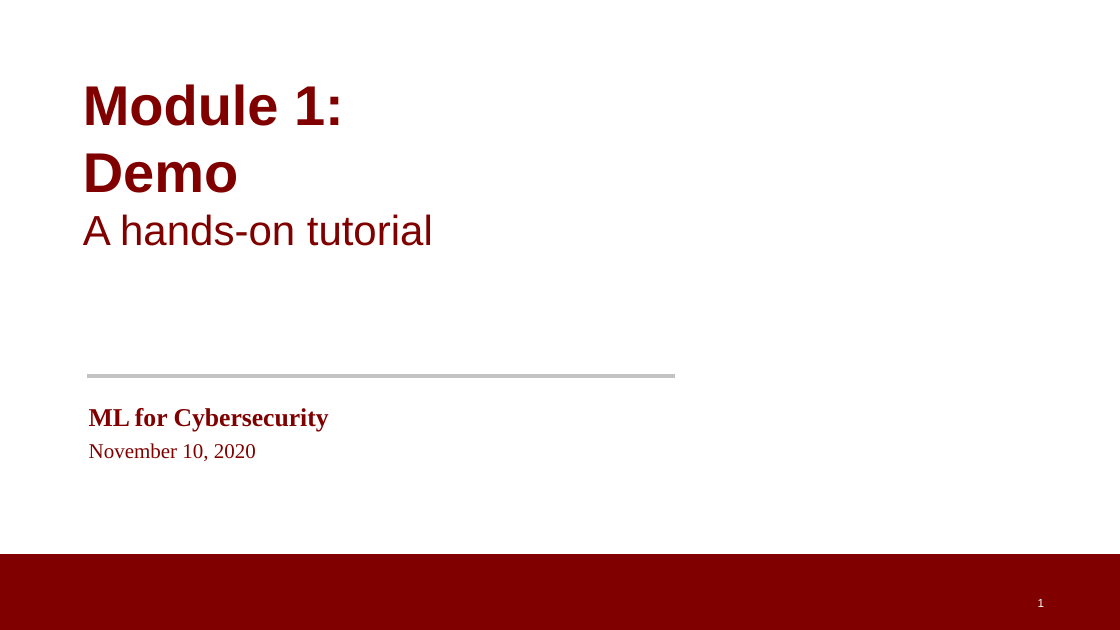
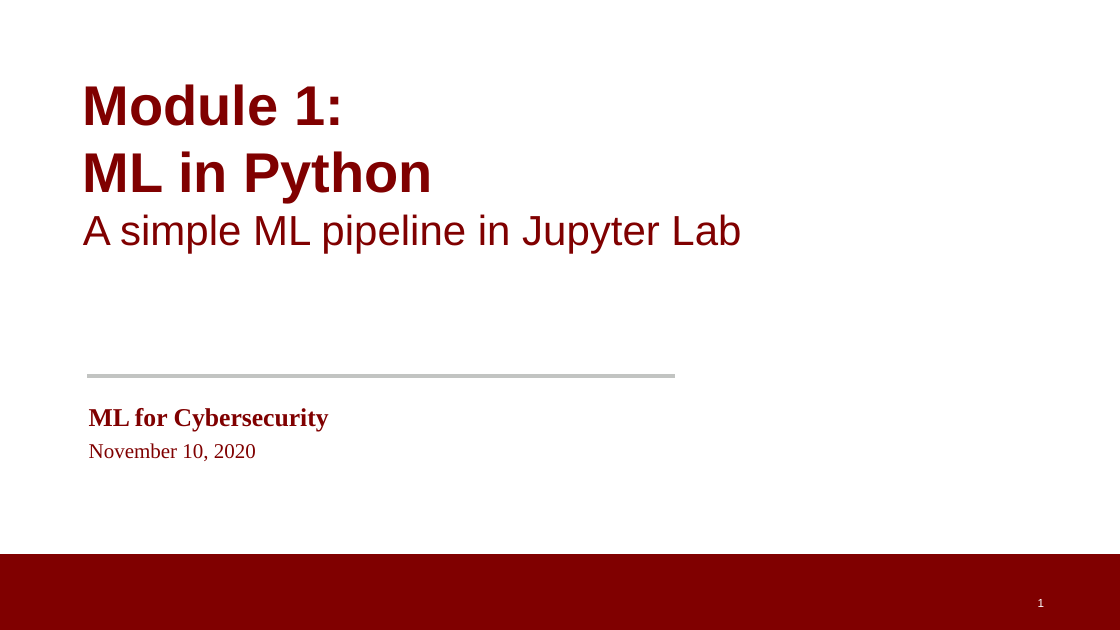
Before and after one commit to noise-lab/ML-Cybersecurity, a slide deck: slide 1 of module-1/1.5-demo.pptx. Drawn at 1120x630 pixels with LibreOffice and Linux fonts; fonts in the diff are those of the drawing; background and template pictures are left out. Boxes give left, top, right and bottom in pixels: in the first picture for what was removed or moved away, otherwise in the second. Text is boxed around its words. In the diff, an @@ line names an element or a change of style, - is before the commit and + after.

```diff
--- a/module-1/1.5-demo.pptx
+++ b/module-1/1.5-demo.pptx
@@ text at (x1=83, y1=151, x2=741, y2=254): text changed @@
-Demo
-A hands-on tutorial
+ML in Python
+A simple ML pipeline in Jupyter Lab
```
Also in this commit, not shown: 3 slides added, 3 slides removed, 1 other file.
